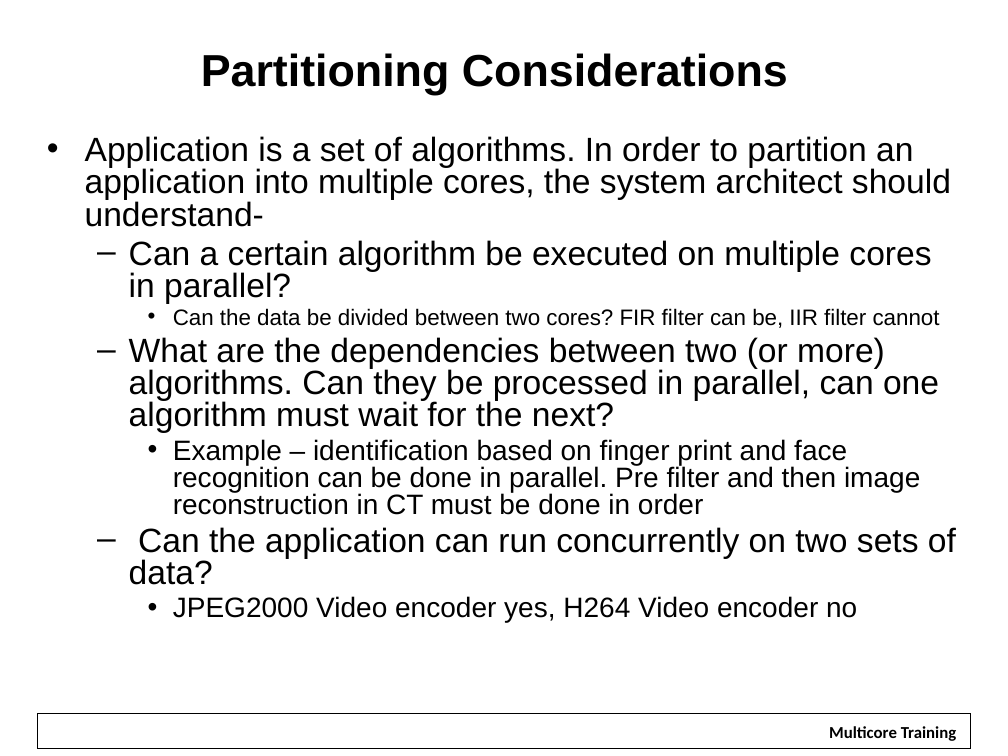
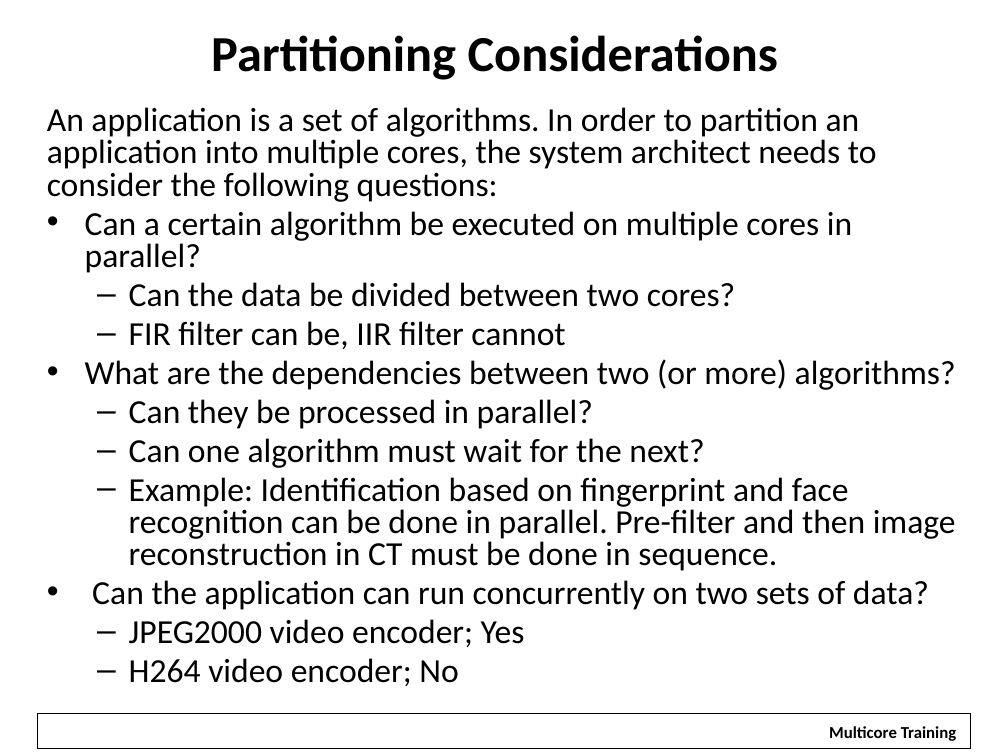
Before and after one commit to hari1989/keystone-workshop, a slide deck: slide 11 of slides/KeyStone Multicore Design.pptx. Drawn at 1008x756 pixels with LibreOffice and Linux fonts; fonts in the diff are those of the drawing; background and template pictures are left out. Boxes give left, top, right and bottom in pixels: in the first picture for what was removed or moved away, otherwise in the second. Text is boxed around its words. In the diff, an @@ line names an element or a change of style, - is before the commit and + after.

```diff
--- a/slides/KeyStone Multicore Design.pptx
+++ b/slides/KeyStone Multicore Design.pptx
@@ title "Partitioning Considerations": place and size @@
-title "Partitioning Considerations" at [201, 53, 788, 95]
+title "Partitioning Considerations" at [211, 35, 778, 80]
@@ title "Partitioning Considerations" at [211, 35, 778, 80]: size 32 to 36 pt, font Arial to Calibri @@
@@ text "An application is a set ...": place and size @@
-text "An application is a set ..." at [85, 136, 956, 623]
+text "An application is a set ..." at [47, 107, 956, 686]
@@ text at [47, 107, 877, 202]: text changed; font Arial to Calibri @@
-• Application is a set of algorithms. In order to partition an application into multiple cores, the system architect should understand-
+An application is a set of algorithms. In order to partition an application into multiple cores, the system architect needs to consider the following questions:
@@ text at [85, 211, 929, 610]: font Arial to Calibri in "Can a certain algorithm be executed on ...", "Can the application can run concurrently on ..."; bullet – to •; list level 2 to 1 in "Can a certain algorithm be ..."; list level 2 to 1 in "Can the application can run ..." @@
@@ text at [85, 282, 956, 571]: text changed; size 20 to 24 pt; font Arial to Calibri @@
-    • Can the data be divided between two cores? FIR filter can be, IIR filter cannot
-  – What are the dependencies between two (or more) algorithms. Can they be processed in parallel, can one algorithm must wait for the next?
-    • Example – identification based on finger print and face recognition can be done in parallel. Pre filter and then image reconstruction in CT must be done in order
+  – Can the data be divided between two cores?
+  – FIR filter can be, IIR filter cannot
+• What are the dependencies between two (or more) algorithms?
+  – Can they be processed in parallel?
+  – Can one algorithm must wait for the next?
+  – Example: Identification based on fingerprint and face recognition can be done in parallel. Pre-filter and then image reconstruction in CT must be done in sequence.
@@ text at [129, 619, 525, 686]: text changed; size 20 to 24 pt; font Arial to Calibri @@
-    • JPEG2000 Video encoder yes, H264 Video encoder no
+  – JPEG2000 video encoder; Yes
+  – H264 video encoder; No
```
Also in this commit, not shown: 50 other slides changed, 2 other files.
